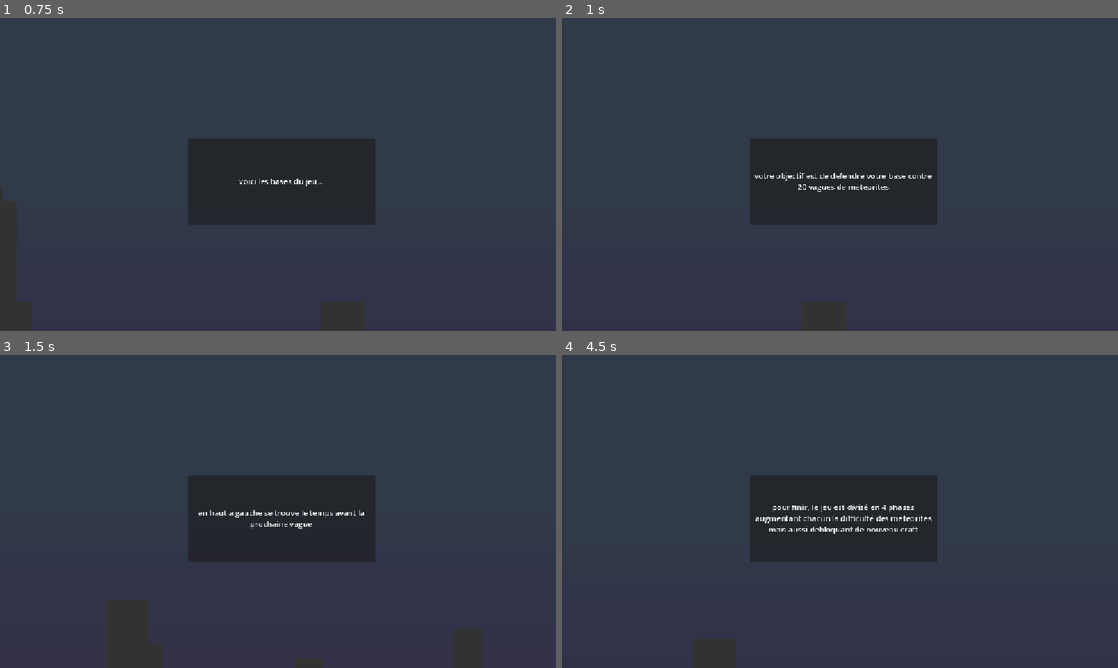
Above: before the commit, frames 1-4 (two rows, left to right).
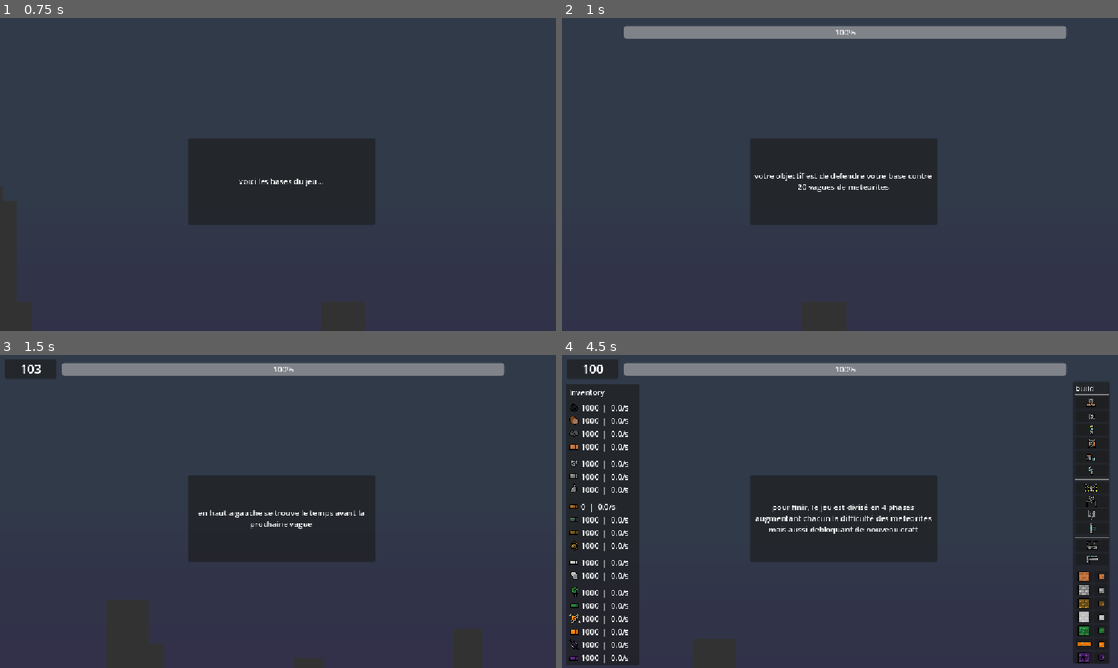
Above: after the commit, the same moments.

Repository: lucasbou-upsider/Indie-jam
Game: Godot game, scene res://scene/world.tscn
Two runs of this game, one before a commit and one after it. Both use one fixed random seed, a clock stepped at 60 frames per second and the inputs below.
Inputs (mouse positions are in pixels of both pictures, inside the frame that each line leads up to):
- Up to frame 1 (0.75 s): tap Enter at 0.5 s; move the mouse to (400, 158) at 0.52 s; hold D (droite) from 0.53 s (still down); hold Right mouse button (click droit) from 0.53 s (still down)
- Up to frame 2 (1 s): keep holding D (droite); keep holding Right mouse button (click droit); click (962, 158) at 0.8 s
- Up to frame 3 (1.5 s): move the mouse to (166, 527) at 1.27 s; release D (droite) at 1.28 s; release Right mouse button (click droit) at 1.28 s; hold S (bas) from 1.28 s (still down); click (166, 527) at 1.35 s
- Up to frame 4 (4.5 s): right-click (728, 527) at 1.55 s; move the mouse to (895, 442) at 2.02 s; release S (bas) at 2.03 s; hold D (droite) 2.03-2.78 s; hold Right mouse button (click droit) 2.03-2.78 s; click (895, 442) at 2.3 s; move the mouse to (812, 574) at 2.77 s; hold W (haut) 2.78-3.53 s; click (812, 574) at 2.85 s; right-click (812, 574) at 3.05 s; move the mouse to (1006, 558) at 3.52 s; hold Shift (courir) 3.53-4.28 s; hold A (gauche) from 3.53 s (still down); click (1006, 558) at 3.8 s; move the mouse to (673, 464) at 4.27 s; tap E (verif_pv) at 4.35 s

Frame 1 is identical in both runs. In frame 2, 3.2% of the frame differs, in the area x 11-91%, y 2-7%; in frame 3, 3.7%; in frame 4, 21%, in the area x 0-99%, y 1-100%.

Commit message:
push pour youri le magnifique

Diff:
--- a/scene/tuto.gd
+++ b/scene/tuto.gd
@@ -6,6 +6,7 @@
 @onready var panel_inventaire: Panel = $"../Interface/Panel_inventaire"
 @onready var panel_vague: Panel = $"../Interface/Panel_vague"
 @onready var rich_text_tuto_label: RichTextLabel = $CanvasLayer/Panel/RichTextTutoLabel
+const BASE = preload("uid://byxo1qtpjx30p")
 
 
 var phrases = [
@@ -31,10 +32,22 @@
 	panel_vague.visible = false
 	rich_text_tuto_label.text = phrases[0]
 
-# Called every frame. 'delta' is the elapsed time since the previous frame.
+
 func _process(delta: float) -> void:
-	rich_text_tuto_label.text = phrases[numero_phrase]
+	if numero_phrase < 11:
+		rich_text_tuto_label.text = phrases[numero_phrase]
 
 func _input(event: InputEvent) -> void:
 	if event.is_action_pressed("click droit") or event.is_action_pressed("click gauche"):
 		numero_phrase += 1
+		if numero_phrase == 2:
+			progress_bar.visible = true
+		if numero_phrase == 3:
+			panel_vague.visible = true
+		if numero_phrase == 4:
+			panel_inventaire.visible = true
+		if numero_phrase == 5:
+			panel_construction.visible = true
+		if numero_phrase == 11:
+			queue_free()
+			get_parent().add_child(BASE.instantiate())
